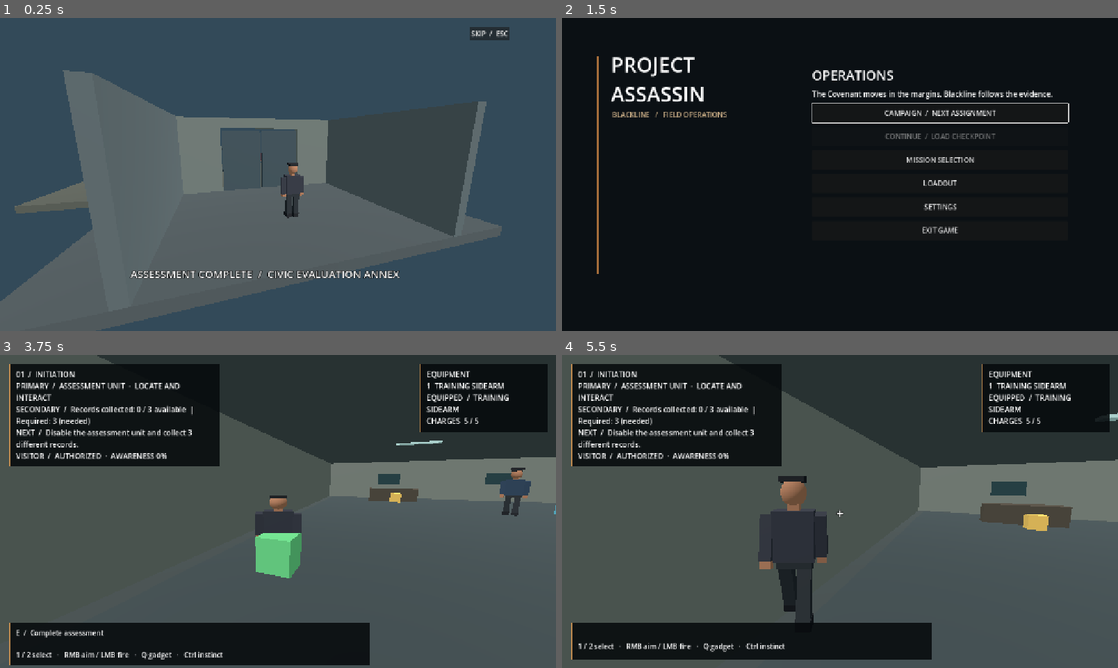
Above: before the commit, frames 1-4 (two rows, left to right).
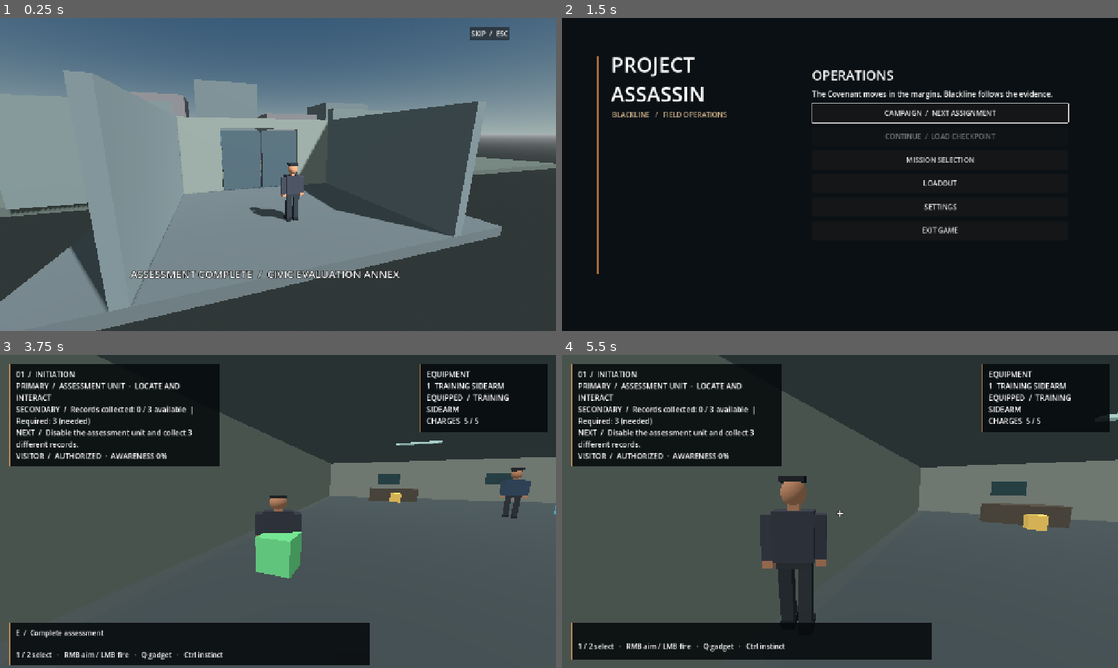
Above: after the commit, the same moments.

Repository: CoolgamerProXD/Stealty-Assasin-redesigned-computing-machine-Beta
Game: Godot game, scene res://scenes/ruby_meeting.tscn
Two runs of this game, one before a commit and one after it. Both use one fixed random seed, a clock stepped at 60 frames per second and the inputs below. This scene is started directly instead of the project's main scene.
Inputs (mouse positions are in pixels of both pictures, inside the frame that each line leads up to):
- Up to frame 1 (0.25 s): no input
- Up to frame 2 (1.5 s): click "SKIP / ESC" at 0.5 s; click "CONTINUE TO MENU" at 1.25 s
- Up to frame 3 (3.75 s): click "CAMPAIGN / NEXT ASSIGNMENT" at 2 s; click "BEGIN ASSIGNMENT" at 2.75 s; tap Enter at 3.5 s; move the mouse to (305, 511) at 3.52 s; hold W (move_forward) from 3.53 s (still down); hold C (crouch) from 3.53 s (still down); click (305, 511) at 3.67 s
- Up to frame 4 (5.5 s): keep holding W (move_forward); tap Ctrl (instinct) at 3.8, 4.35, 5.3 s; move the mouse to (812, 511) at 4.27 s; release C (crouch) at 4.28 s; tap C (crouch) at 4.55 s; move the mouse to (851, 505) at 5.02 s; hold Right mouse button (aim) from 5.03 s (still down)

The runs differ from the first frame. In frame 1, 89% of the frame differs, in the area x 0-100%, y 0-100%; in frame 2, nothing differs; in frame 3, less than 0.1%; in frame 4, 0.4%.

Commit message:
Add grounded cinematic exterior and refine character silhouettes
Co-authored-by: arena-agent <297053741+arena-agent@users.noreply.github.com>

Diff:
--- a/scripts/cinematics/ruby_meeting.gd
+++ b/scripts/cinematics/ruby_meeting.gd
@@ -23,8 +23,14 @@
  add_child(effects)
  var environment := WorldEnvironment.new()
  var atmosphere := Environment.new()
- atmosphere.background_mode = Environment.BG_COLOR
- atmosphere.background_color = Color(0.20, 0.29, 0.35)
+ atmosphere.background_mode = Environment.BG_SKY
+ var sky := Sky.new()
+ var sky_material := ProceduralSkyMaterial.new()
+ sky_material.sky_top_color = Color(0.18, 0.32, 0.45)
+ sky_material.sky_horizon_color = Color(0.64, 0.70, 0.69)
+ sky_material.ground_bottom_color = Color(0.19, 0.22, 0.22)
+ sky.sky_material = sky_material
+ atmosphere.sky = sky
  atmosphere.ambient_light_source = Environment.AMBIENT_SOURCE_COLOR
  atmosphere.ambient_light_color = Color(0.72, 0.77, 0.78)
  atmosphere.ambient_light_energy = 0.8
@@ -33,6 +39,7 @@
  var light := DirectionalLight3D.new()
  light.rotation_degrees = Vector3(-45, 35, 0)
  light.light_energy = 1.0
+ light.shadow_enabled = true
  add_child(light)
  _box(Vector3(0, -0.15, 3), Vector3(12, 0.3, 8), Color(0.30, 0.33, 0.34))
  _box(Vector3(0, -0.15, -5), Vector3(20, 0.3, 10), Color(0.33, 0.34, 0.31))
@@ -46,6 +53,7 @@
  right_door = _box(Vector3(1, 1.5, 0), Vector3(1.9, 3, 0.18), Color(0.24, 0.30, 0.33))
  _box(Vector3(-4.8, 0.5, -4), Vector3(2, 1, 2), Color(0.22, 0.30, 0.22))
  _box(Vector3(4.8, 0.5, -4), Vector3(2, 1, 2), Color(0.22, 0.30, 0.22))
+ _build_exterior()
  actor = StylizedPerson.new()
  actor.role = "visitor"
  add_child(actor)
@@ -74,6 +82,28 @@
  skip.pressed.connect(_finish)
  canvas.add_child(skip)
  _apply_timeline(0.0, 0.0)
+
+func _build_exterior() -> void:
+ # Continuous grade at y=0; the door threshold and both actors share this plane.
+ _box(Vector3(0, -0.20, -19), Vector3(60, 0.38, 38), Color(0.28, 0.31, 0.29))
+ _box(Vector3(0, -0.01, -11.5), Vector3(60, 0.02, 5), Color(0.19, 0.22, 0.23))
+ _box(Vector3(0, 0.005, -8.6), Vector3(60, 0.03, 0.25), Color(0.52, 0.53, 0.47))
+ _box(Vector3(0, 0.005, -14.4), Vector3(60, 0.03, 0.25), Color(0.52, 0.53, 0.47))
+ # Contextual facade around the exit and distant city buildings beyond the road.
+ for x: float in [-7.0, 7.0]:
+  _box(Vector3(x, 2.1, 0.1), Vector3(6, 4.2, 0.5), Color(0.36, 0.40, 0.40))
+  _box(Vector3(x, 2.2, -0.18), Vector3(3.2, 1.5, 0.07), Color(0.18, 0.31, 0.35))
+ for i: int in range(5):
+  var x := -20.0 + float(i) * 10.0
+  var height := 6.0 + float(i % 3) * 2.0
+  _box(Vector3(x, height * 0.5, -24), Vector3(8.5, height, 7), Color(0.34 + float(i % 2) * 0.05, 0.38, 0.39))
+  for floor_index: int in range(1, 4):
+   _box(Vector3(x, float(floor_index) * 1.5, -20.45), Vector3(6.2, 0.75, 0.05), Color(0.20, 0.31, 0.35))
+ for x: float in [-8.5, 8.5]:
+  _box(Vector3(x, 1.8, -7.2), Vector3(0.12, 3.6, 0.12), Color(0.22, 0.24, 0.23))
+  _box(Vector3(x, 3.6, -7.2), Vector3(0.65, 0.12, 0.30), Color(0.92, 0.80, 0.58))
+  _box(Vector3(x, 0.25, -4), Vector3(1.4, 0.5, 1.4), Color(0.34, 0.33, 0.29))
+  _box(Vector3(x, 0.95, -4), Vector3(1.1, 1.0, 1.1), Color(0.24, 0.35, 0.25))
 
 func _box(pos: Vector3, size: Vector3, color: Color) -> MeshInstance3D:
  var mesh := BoxMesh.new()
--- a/scripts/visuals/stylized_person.gd
+++ b/scripts/visuals/stylized_person.gd
@@ -27,13 +27,18 @@
  head.material_override = skin
  add_child(head)
  _box(self, Vector3(0, 1.88, 0.015), Vector3(0.28, 0.07, 0.23), dark)
+ var eye := _material(Color(0.08, 0.09, 0.10))
+ _box(self, Vector3(-0.055, 1.76, -0.143), Vector3(0.035, 0.025, 0.015), eye)
+ _box(self, Vector3(0.055, 1.76, -0.143), Vector3(0.035, 0.025, 0.015), eye)
+ _box(self, Vector3(0, 1.72, -0.158), Vector3(0.035, 0.045, 0.04), skin)
+ _box(self, Vector3(0, 1.66, -0.143), Vector3(0.07, 0.012, 0.015), dark)
  # Lapels, collar and belt establish clothed silhouettes instead of a capsule.
  _box(self, Vector3(0, 1.38, -0.127), Vector3(0.12, 0.27, 0.02), _material(Color(0.78, 0.77, 0.70)))
  _box(self, Vector3(0, 0.98, -0.13), Vector3(0.40, 0.06, 0.025), dark)
- left_leg = _limb(Vector3(-0.12, 0.88, 0), Vector3(0.16, 0.66, 0.18), trousers)
- right_leg = _limb(Vector3(0.12, 0.88, 0), Vector3(0.16, 0.66, 0.18), trousers)
- _box(left_leg, Vector3(0, -0.70, -0.06), Vector3(0.18, 0.12, 0.30), dark)
- _box(right_leg, Vector3(0, -0.70, -0.06), Vector3(0.18, 0.12, 0.30), dark)
+ left_leg = _limb(Vector3(-0.12, 0.88, 0), Vector3(0.16, 0.76, 0.18), trousers)
+ right_leg = _limb(Vector3(0.12, 0.88, 0), Vector3(0.16, 0.76, 0.18), trousers)
+ _box(left_leg, Vector3(0, -0.82, -0.06), Vector3(0.18, 0.12, 0.30), dark)
+ _box(right_leg, Vector3(0, -0.82, -0.06), Vector3(0.18, 0.12, 0.30), dark)
  left_arm = _limb(Vector3(-0.31, 1.47, 0), Vector3(0.14, 0.54, 0.16), clothing)
  right_arm = _limb(Vector3(0.31, 1.47, 0), Vector3(0.14, 0.54, 0.16), clothing)
  _box(left_arm, Vector3(0, -0.57, 0), Vector3(0.12, 0.13, 0.13), skin)
@@ -42,6 +47,11 @@
   _box(self, Vector3(0, 1.95, 0), Vector3(0.34, 0.07, 0.28), dark)
  if role == "ruby":
   _box(self, Vector3(0, 1.61, 0.12), Vector3(0.29, 0.48, 0.09), dark)
+  _box(self, Vector3(0, 1.03, 0.02), Vector3(0.48, 0.40, 0.25), clothing)
+  _box(self, Vector3(0, 1.40, -0.15), Vector3(0.06, 0.24, 0.02), _material(Color(0.68, 0.41, 0.32)))
+ if role == "manager":
+  _box(self, Vector3(0, 1.38, -0.15), Vector3(0.06, 0.29, 0.025), _material(Color(0.68, 0.42, 0.20)))
+  _box(self, Vector3(-0.13, 1.45, -0.15), Vector3(0.09, 0.06, 0.02), _material(Color(0.85, 0.67, 0.31)))
 
 func _role_color() -> Color:
  match role:
@@ -49,6 +59,7 @@
   "employee", "staff": return Color(0.28, 0.38, 0.43)
   "civilian": return Color(0.58, 0.38, 0.24)
   "ruby": return Color(0.31, 0.15, 0.19)
+  "manager": return Color(0.31, 0.24, 0.16)
   _: return Color(0.20, 0.21, 0.25)
 
 func set_role(value: String) -> void:
@@ -59,10 +70,11 @@
  if not left_leg: return
  phase += delta * (3.0 + minf(speed, 5.0) * 3.0)
  var swing := sin(phase) * minf(speed * 0.16, 0.6)
- left_leg.rotation.x = swing
- right_leg.rotation.x = -swing
- left_arm.rotation.x = -swing * 0.7
- right_arm.rotation.x = swing * 0.7
+ var blend := minf(1.0, delta * 10.0)
+ left_leg.rotation.x = lerp_angle(left_leg.rotation.x, swing, blend)
+ right_leg.rotation.x = lerp_angle(right_leg.rotation.x, -swing, blend)
+ left_arm.rotation.x = lerp_angle(left_arm.rotation.x, -swing * 0.7, blend)
+ right_arm.rotation.x = lerp_angle(right_arm.rotation.x, swing * 0.7, blend)
 
 func _material(color: Color) -> StandardMaterial3D:
  var mat := StandardMaterial3D.new()
--- a/tests/run_tests.gd
+++ b/tests/run_tests.gd
@@ -381,6 +381,30 @@
  await create_timer(0.4).timeout
  check(not init_player.crouching and init_player.stance_height > 1.75, "player stands after crouch when space is clear")
  check(init_npcs[0].global_position.distance_to(start_guard) > 0.2, "Initiation guard follows its route")
+ for init_guard: HotelNpc in init_npcs: init_guard.collision_layer = 0
+ var nearby: Interactable = init_objects[0]
+ var far_item: Interactable = init_objects[1]
+ init_player.global_position = nearby.global_position + Vector3(0, 0.05, 1.0)
+ await physics_frame
+ var ctrl := InputEventKey.new()
+ ctrl.physical_keycode = KEY_CTRL
+ ctrl.location = KEY_LOCATION_LEFT
+ ctrl.pressed = true
+ Input.parse_input_event(ctrl)
+ await process_frame
+ await physics_frame
+ await process_frame
+ var nearby_visual := nearby.get_child(0) as MeshInstance3D
+ var far_visual := far_item.get_child(0) as MeshInstance3D
+ check(init_player.instinct_active and initiation.get("instinct_label").visible, "left control enables Instinct and its HUD indicator")
+ check(nearby_visual.material_overlay != null and far_visual.material_overlay == null, "Instinct highlights only nearby important items")
+ check(init_npcs[0].person.torso.material_overlay == null, "ordinary NPCs are not highlighted")
+ ctrl.pressed = false
+ Input.parse_input_event(ctrl)
+ await process_frame
+ await physics_frame
+ await process_frame
+ check(not init_player.instinct_active and nearby_visual.material_overlay == null, "releasing left control immediately clears Instinct")
  for obj: Interactable in init_objects:
   if obj.kind == "clue": initiation.call("_on_interaction", obj)
  check(init_mission.clues.size() == 3 and not init_mission.can_extract(), "three records alone cannot complete assessment")
